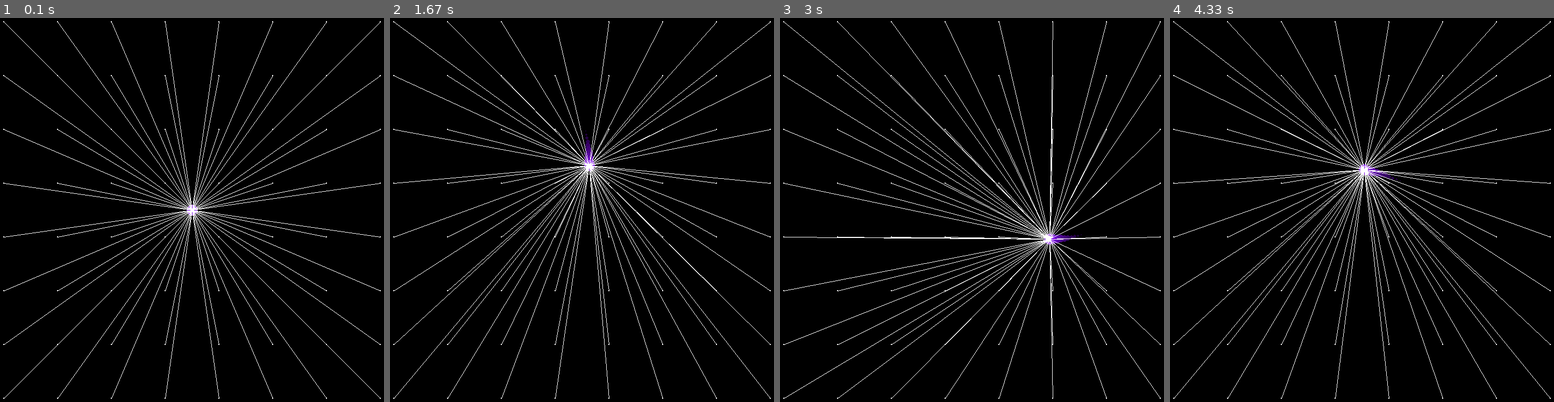
Above: before the commit, frames 1-4 (left to right).
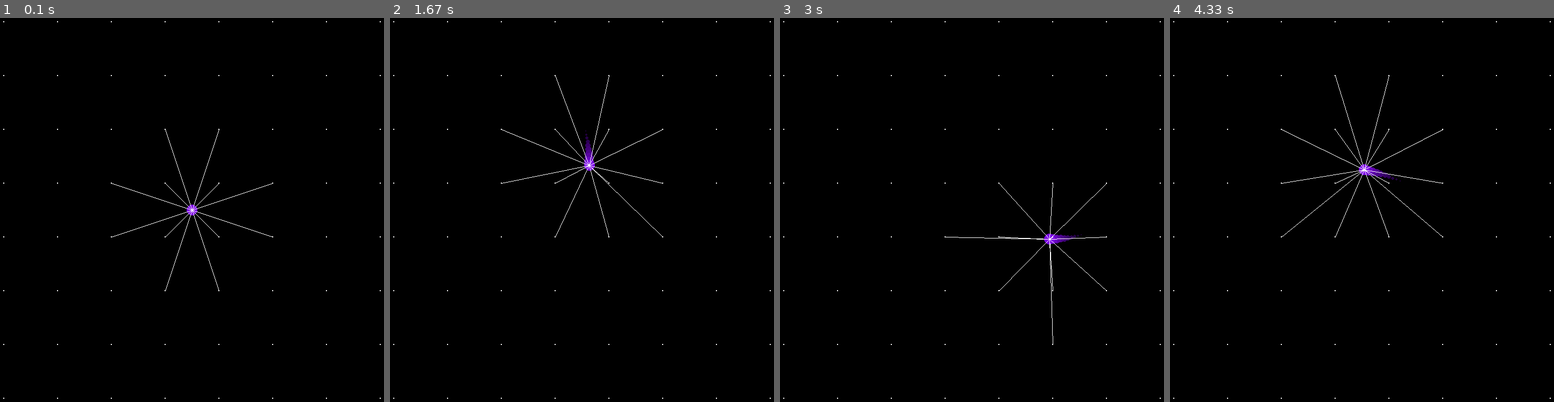
Above: after the commit, the same moments.

Repository: cdcformatc/PyPart
Game: pygame game, started from balltest.py
Same seed, same stepped clock (60 frames per second), same inputs: the game is played once before the commit and once after it. The source is Python 2; it was converted automatically to run under Python 3.
Inputs (mouse positions are in pixels of both pictures, inside the frame that each line leads up to):
- Up to frame 1 (0.1 s): no input
- Up to frame 2 (1.67 s): click (562, 233) at 0.38 s; click (466, 213) at 0.72 s; click (651, 41) at 1.05 s; click (593, 48) at 1.38 s
- Up to frame 3 (3 s): click (979, 259) at 1.72 s; click (1094, 286) at 2.05 s; click (1098, 167) at 2.38 s; click (1148, 171) at 2.72 s
- Up to frame 4 (4.33 s): click (1530, 306) at 3.05 s; click (1385, 190) at 3.38 s; click (1254, 125) at 3.72 s; click (1492, 263) at 4.05 s

The runs differ from the first frame. In frame 1, 2.6% of the frame differs, in the area x 1-100%, y 1-100%; in frame 2, 3.0%; in frame 3, 3.1%; in frame 4, 3.0%.

Commit message:
Add threshold parameter to drawline

Diff:
--- a/Particle.py
+++ b/Particle.py
@@ -248,5 +248,6 @@
             self.speed[0] = (pos[0]-self.x)*per_frame
             self.speed[1] = (pos[1]-self.y)*per_frame
 
-    def draw_line(self, screen, pos):
-        pygame.draw.line(screen, self.color, self.rect.center, pos, self.radius)
+    def draw_line(self, screen, pos, thresh):
+        if (self.x-pos[0])**2 + (self.y-pos[1])**2 < thresh**2:
+            pygame.draw.line(screen, self.color, self.rect.center, pos, self.radius)
--- a/balltest.py
+++ b/balltest.py
@@ -62,7 +62,7 @@
 
         for dot in grid:
             dot.draw(screen)
-            dot.draw_line(screen, (ball.x,ball.y))
+            dot.draw_line(screen, (ball.x,ball.y), 200)
 
         pygame.display.flip()
     pygame.quit()
